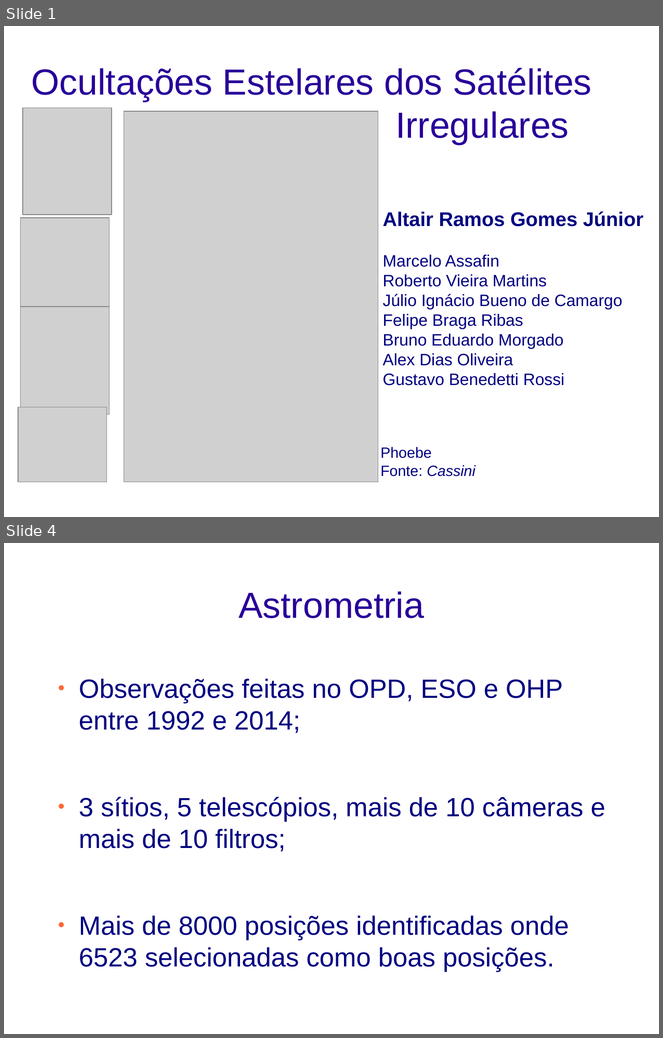
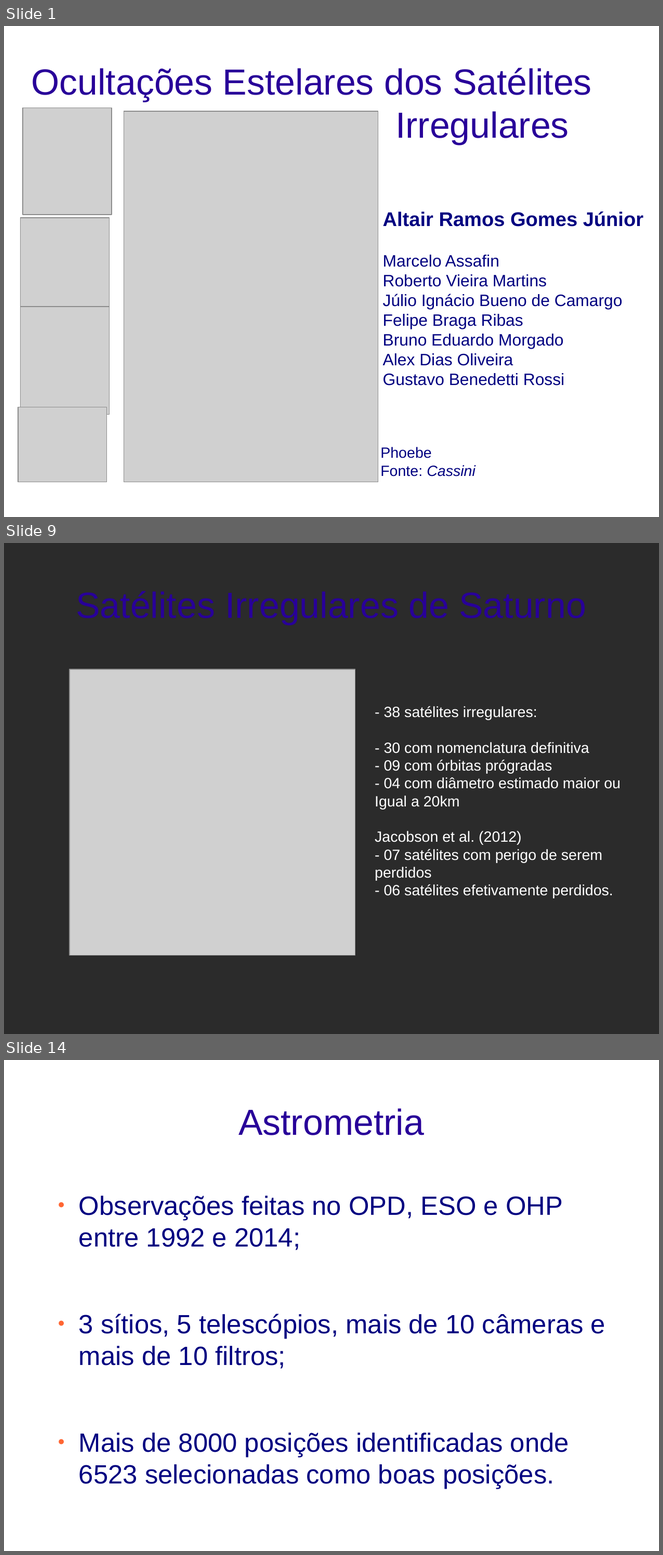
Before and after one commit to altairgomes/Latex, a slide deck: Poster-Apresentação/Irregulares_occ.odp. Shown one above the other, each under a label of ours: slides 1 and 4 before the commit, slides 1, 9 and 14 after it; the slides between them are not shown. The pictures are 663x1038 and 663x1555 pixels, drawn with LibreOffice and Linux fonts; fonts in the diff are those of the drawing; grey boxes stand for pictures; background and template pictures are left out; a plain dark background stands for a picture behind light text. Boxes give left, top, right and bottom in pixels: in the first picture for what was removed or moved away, otherwise in the second. Text is boxed around its words. In the diff, an @@ line names an element or a change of style, - is before the commit and + after.

```diff
--- a/Poster-Apresentação/Irregulares_occ.odp
+++ b/Poster-Apresentação/Irregulares_occ.odp
@@ slide 9 added at (4,543,659,1034), background picture (left out) @@
@@ title added at (76,591,586,625), 44 pt, text #280099 @@
+Satélites Irregulares de Saturno
@@ picture added at (70,670,356,956) @@
@@ text added at (375,706,621,899), 18 pt, text #FFFFFF @@
+- 38 satélites irregulares:
+- 30 com nomenclatura definitiva
+- 09 com órbitas prógradas
+- 04 com diâmetro estimado maior ou
+Igual a 20km
+Jacobson et al. (2012)
+- 07 satélites com perigo de serem
+perdidos
+- 06 satélites efetivamente perdidos.
@@ what was slide 4 is now slide 14 @@
```
Also in this commit, not shown: 1 slide changed, 10 other slides added, 1 slide removed, 11 other files.
